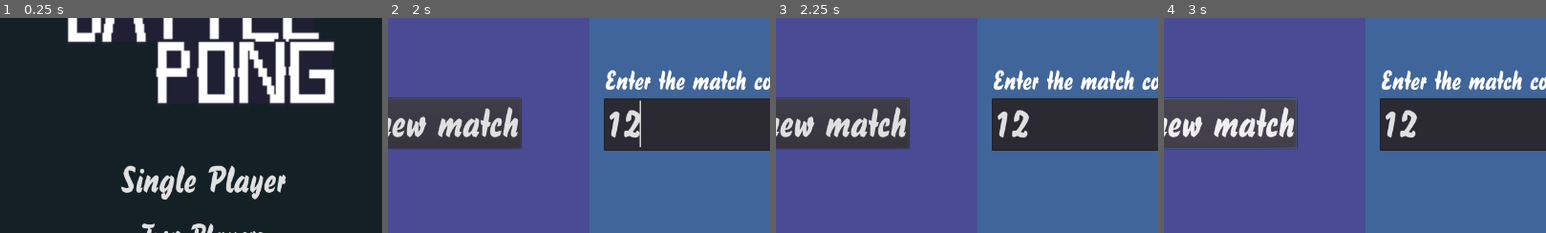
Above: before the commit, frames 1-4 (left to right).
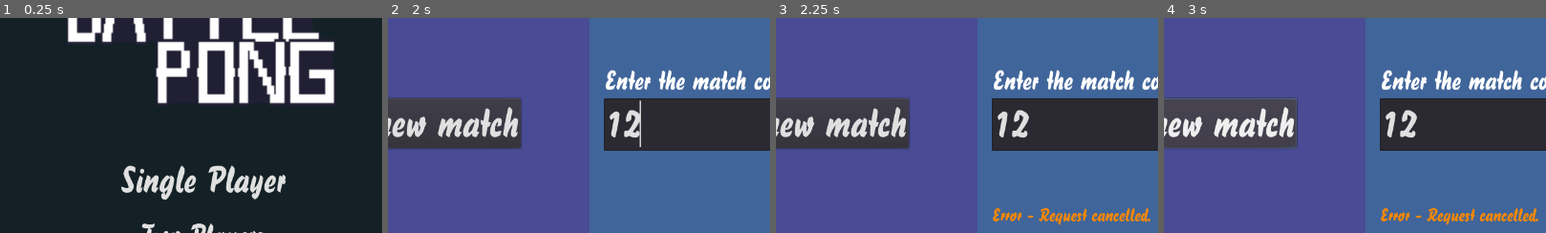
Above: after the commit, the same moments.

Repository: igomezal/BattlePong
Game: Godot game, scene res://MainMenu/MainMenu.tscn
Same seed, same stepped clock (60 frames per second), same inputs: the game is played once before the commit and once after it.
Inputs (mouse positions are % of the whole screen's width and height, from its top left):
- Up to frame 1 (0.25 s): no input
- Up to frame 2 (2 s): click "Two Players" at 0.5 s; click (70, 51) at 1.27 s; type "12" at 1.35 s
- Up to frame 3 (2.25 s): click "Join" at 2 s
- Up to frame 4 (3 s): click "Create new match" at 2.75 s
The pictures show only the part of the screen within x 24-74%, y 26-76%; the shares and areas given below are measured in that part.

Frames 1-2 are identical in both runs. In frame 3, 1.2% of the frame differs, in the area x 56-98%, y 88-97%; in frame 4, 1.2%.
Error in both runs: Trying to assign value of type 'Dictionary' to a variable of type 'String'. (res://TwoPlayer/TwoPlayer.gd:13)

Commit message:
fix: manage errors to not connect to full or not existing rooms

Diff:
--- a/TwoPlayer/ServerConnection.gd
+++ b/TwoPlayer/ServerConnection.gd
@@ -73,9 +73,10 @@
 		var match_join_result: NakamaRTAPI.Match = yield(_socket.join_match_async(_match_id), "completed")
 
 		if match_join_result.is_exception():
+			_match_id = ""
 			var exception: NakamaException = match_join_result.get_exception()
 			printerr("Error joining the match: %s - %s" % [exception.status_code, exception.message])
-			return ""
+			return "Error - " + exception.message
 
 		for presence in match_join_result.presences:
 			presences[presence.user_id] = presence
--- a/TwoPlayer/TwoPlayer.gd
+++ b/TwoPlayer/TwoPlayer.gd
@@ -11,11 +11,14 @@
 
 func _on_CreateNewMatchButton_pressed():
 	room_code = yield(ServerConnection.create_match_async(), "completed")
-	if !room_code.empty():
+	if !room_code.empty() && !room_code.match("Error*"):
 		get_tree().change_scene("res://MatchRoom/MatchRoom.tscn")
 
 func _on_JoinButton_pressed():
 	var labelFromEditText = $CanvasLayer/JoinMatch/RoomCodeEdit.text
 	room_code = yield(ServerConnection.connect_match_async(labelFromEditText), "completed")
-	if !room_code.empty():
+
+	if !room_code.empty() && !room_code.match("Error*"):
 		get_tree().change_scene("res://MatchRoom/MatchRoom.tscn")
+	else:
+		$CanvasLayer/JoinMatch/ErrorJoining.text = room_code
--- a/TwoPlayer/TwoPlayer.tscn
+++ b/TwoPlayer/TwoPlayer.tscn
@@ -25,10 +25,14 @@
 size = 66
 font_data = ExtResource( 2 )
 
-[sub_resource type="StyleBoxFlat" id=7]
+[sub_resource type="DynamicFont" id=7]
+size = 30
+font_data = ExtResource( 2 )
+
+[sub_resource type="StyleBoxFlat" id=8]
 bg_color = Color( 0, 0, 0, 0.466667 )
 
-[sub_resource type="DynamicFont" id=8]
+[sub_resource type="DynamicFont" id=9]
 size = 66
 font_data = ExtResource( 2 )
 
@@ -102,10 +106,25 @@
 custom_fonts/font = SubResource( 6 )
 text = "Join"
 
+[node name="ErrorJoining" type="Label" parent="CanvasLayer/JoinMatch"]
+anchor_left = 1.0
+anchor_top = 1.0
+anchor_right = 1.0
+anchor_bottom = 1.0
+margin_left = -616.0
+margin_top = -222.0
+margin_right = -24.0
+margin_bottom = -133.0
+custom_fonts/font = SubResource( 7 )
+custom_colors/font_color = Color( 0.984314, 0.537255, 0, 1 )
+__meta__ = {
+"_edit_use_anchors_": false
+}
+
 [node name="BlockingPanel" type="Panel" parent="CanvasLayer"]
 anchor_right = 1.0
 anchor_bottom = 1.0
-custom_styles/panel = SubResource( 7 )
+custom_styles/panel = SubResource( 8 )
 __meta__ = {
 "_edit_use_anchors_": false
 }
Not shown: 2 places in TwoPlayer/TwoPlayer.tscn that only renumber resources
